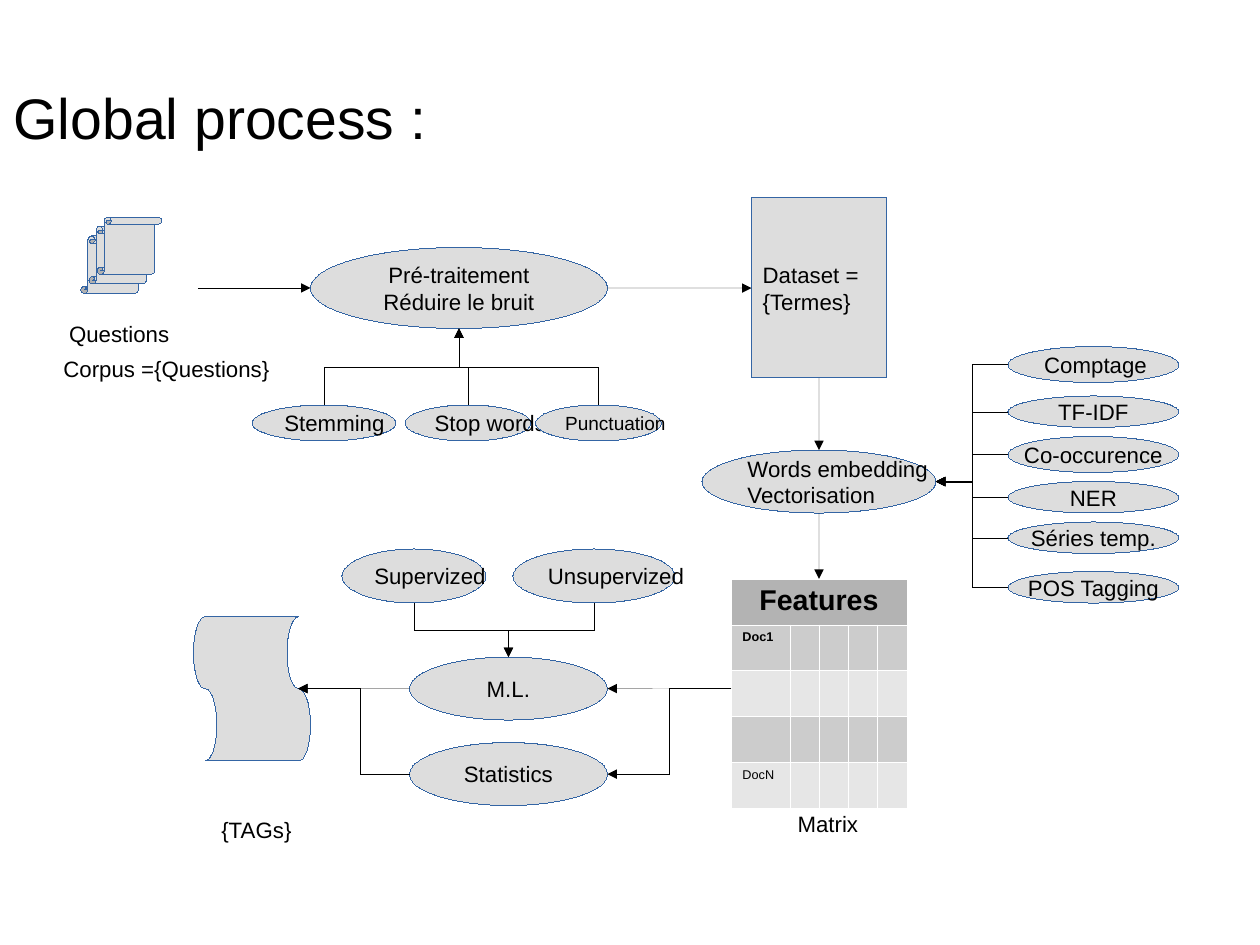
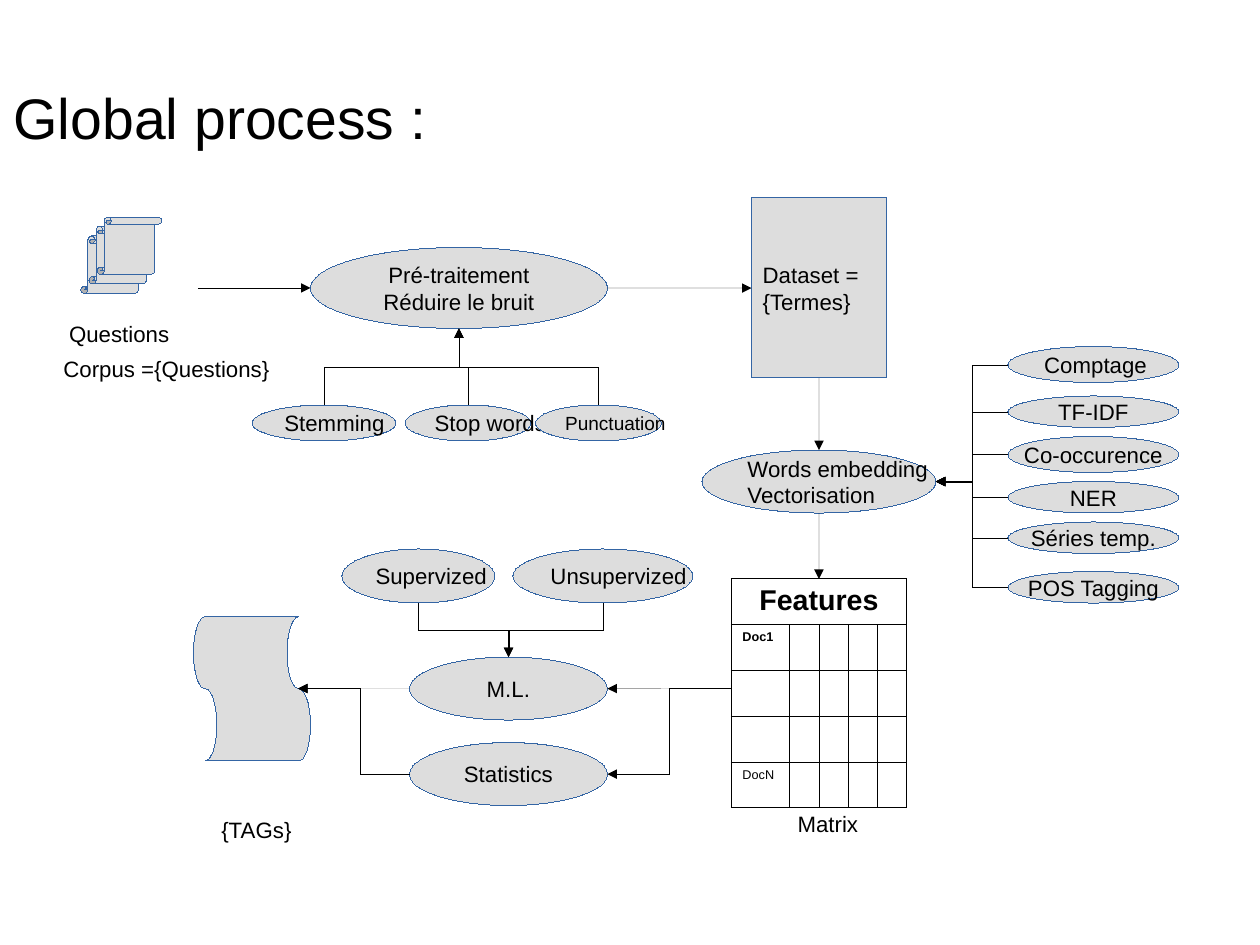
Before and after one commit to dataforcast/OC_Datascientist, a slide deck: slide 3 of P6/report/Openclassrooms_ParcoursDatascientist_P6-V1.odp. Drawn at 1260x945 pixels with LibreOffice and Linux fonts; fonts in the diff are those of the drawing; background and template pictures are left out. Boxes give left, top, right and bottom in pixels: in the first picture for what was removed or moved away, otherwise in the second. Text is boxed around its words. In the diff, an @@ line names an element or a change of style, - is before the commit and + after.

```diff
--- a/P6/report/Openclassrooms_ParcoursDatascientist_P6-V1.odp
+++ b/P6/report/Openclassrooms_ParcoursDatascientist_P6-V1.odp
@@ ellipse "Supervized": place and size @@
-ellipse "Supervized" at box(342, 549, 486, 603)
+ellipse "Supervized" at box(342, 549, 495, 603)
@@ ellipse "Unsupervized": place and size @@
-ellipse "Unsupervized" at box(513, 549, 676, 603)
+ellipse "Unsupervized" at box(513, 549, 693, 603)
@@ table at box(732, 579, 909, 797) @@
@@ fill #B3B3B3 to none in row 1, column 1 @@
@@ fill #CCCCCC to none in row 2, column 1 @@
@@ fill #E6E6E6 to none in row 5, column 1 @@
@@ borders changed @@
@@ elbow arrow moved from (414, 604) - (509, 657) to (418, 604) - (509, 657) @@
@@ elbow arrow moved from (595, 604) - (509, 657) to (604, 604) - (509, 657) @@
```
Also in this commit, not shown: 1 other slide changed, 1 slide added, 58 slides removed, 8 other files.
